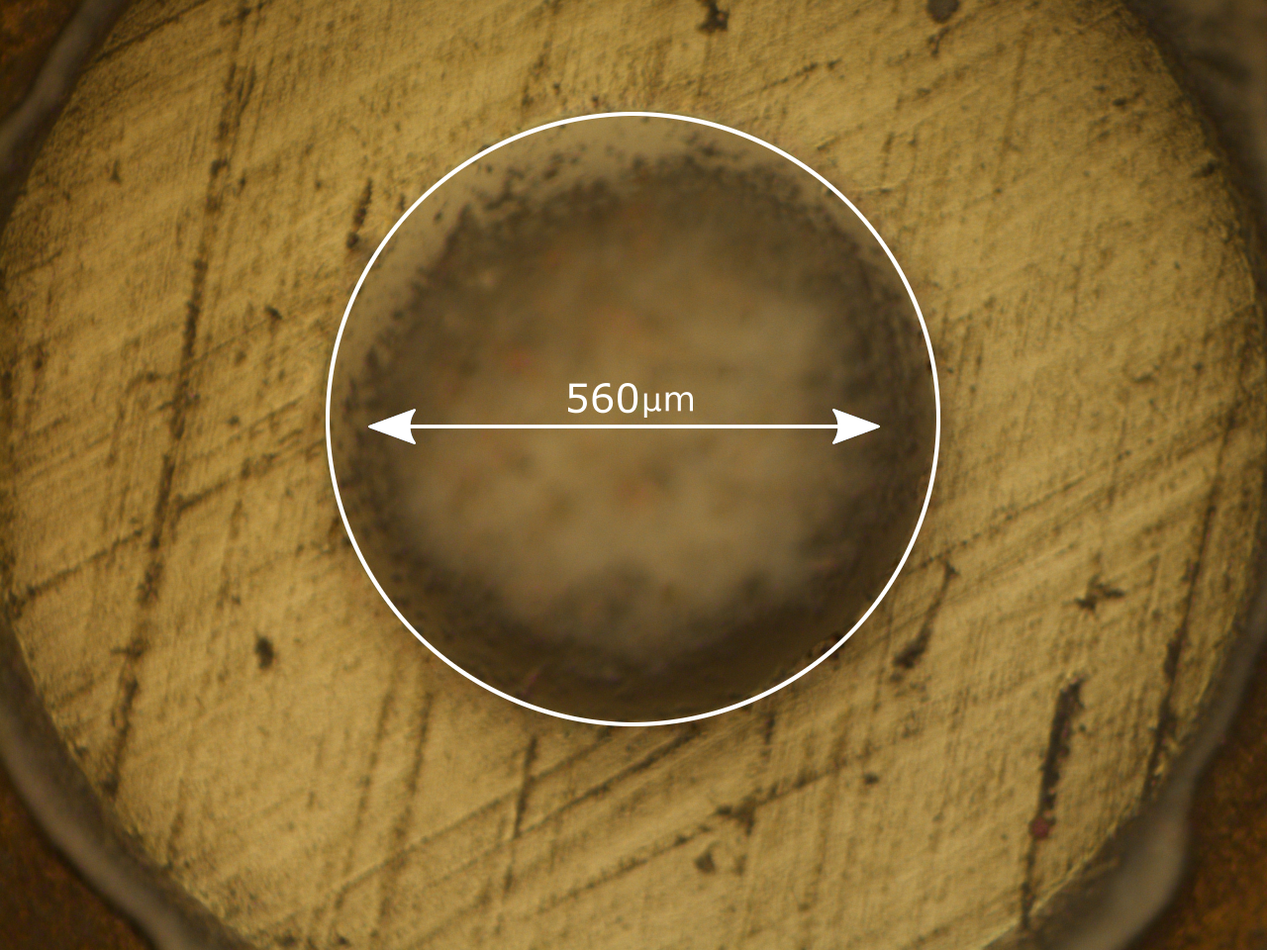
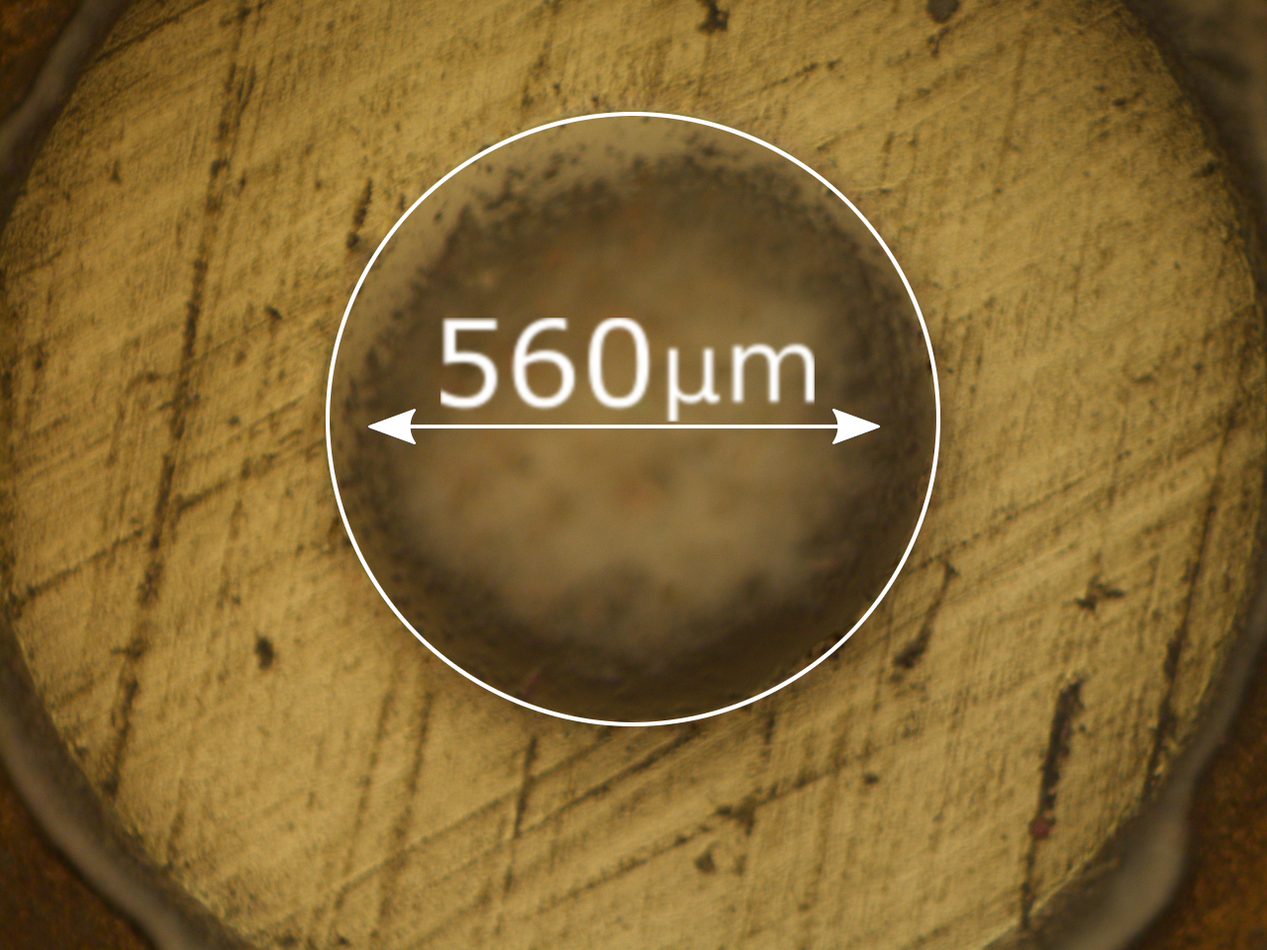
Revision of a layered (1267, 950) image; what changed, layer by layer:
painted on "560.png" over box(440, 317, 815, 422)
